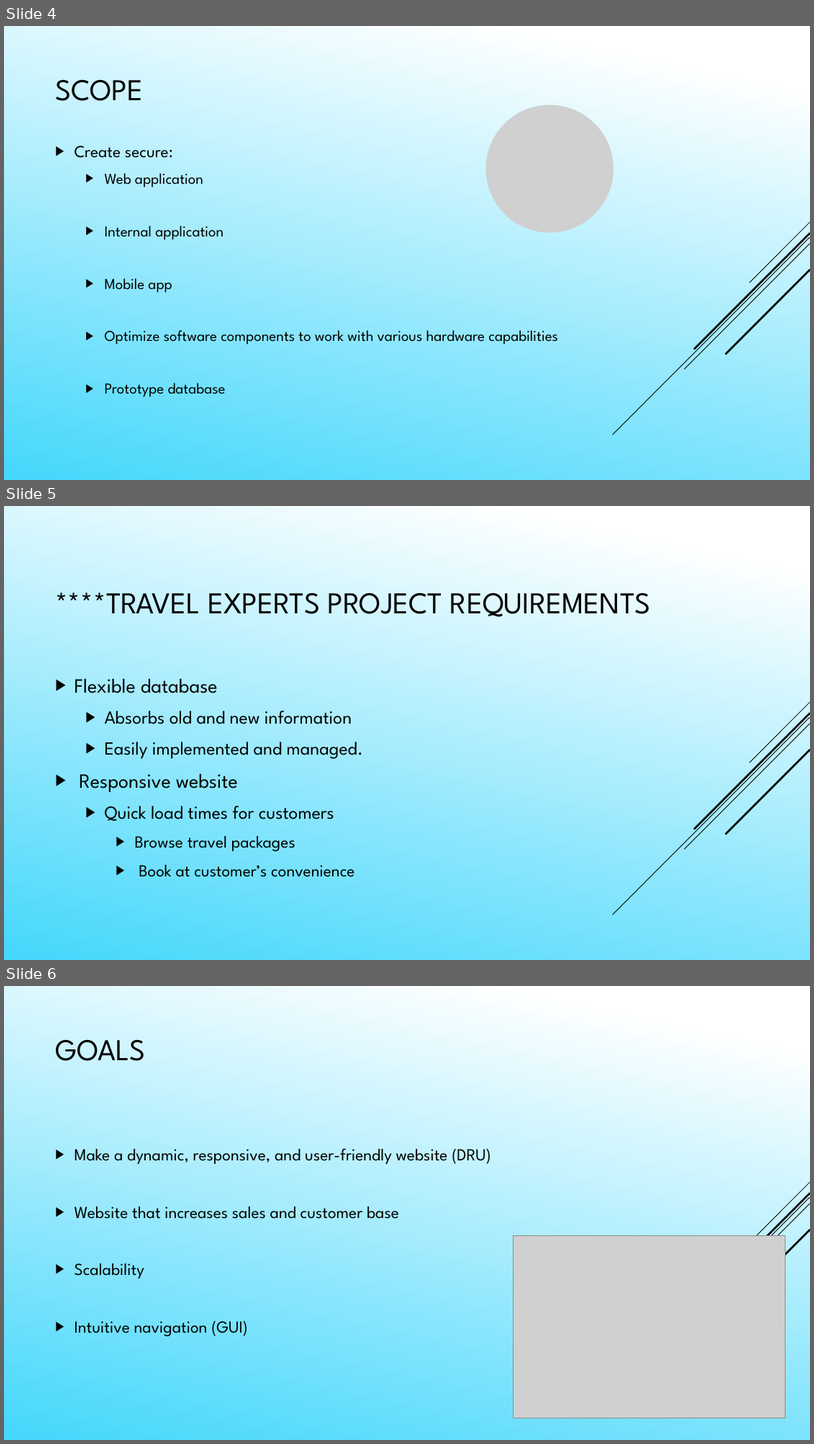
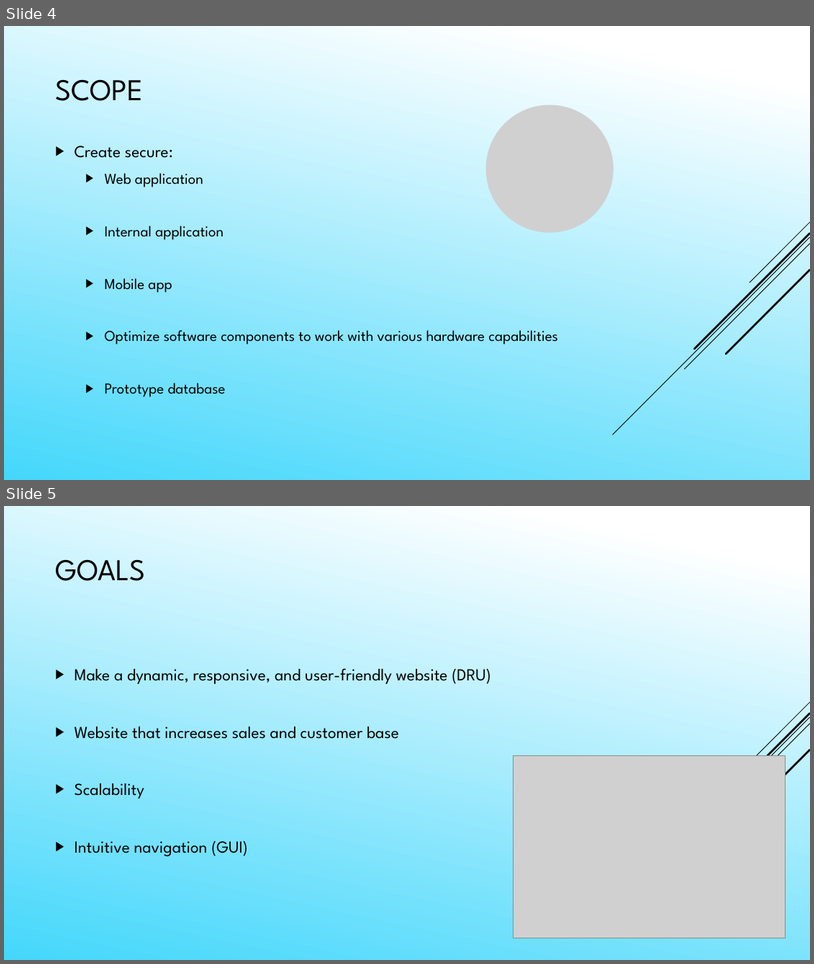
Before and after one commit to Daefikio/OOD2018Team2pro, a slide deck: Presentation Powerpoint.pptx. Shown one above the other, each under a label of ours: slides 4, 5 and 6 before the commit, slides 4 and 5 after it. The pictures are 814x1444 and 814x964 pixels, drawn with LibreOffice and Linux fonts; fonts in the diff are those of the drawing; grey boxes stand for pictures. Boxes give left, top, right and bottom in pixels: in the first picture for what was removed or moved away, otherwise in the second. Text is boxed around its words. In the diff, an @@ line names an element or a change of style, - is before the commit and + after.

```diff
--- a/Presentation Powerpoint.pptx
+++ b/Presentation Powerpoint.pptx
@@ slide 5 removed at <box>4,506,810,960</box>, background gradient #FFFFFF to #45D7FB; not listed: 5 template elements that a slide beside it also shows @@
@@ title removed at <box>55,592,651,617</box> @@
-****TRAVEL EXPERTS PROJECT REQUIREMENTS
@@ text removed at <box>75,678,363,877</box> @@
-▶ Flexible database
-  ▶ Absorbs old and new information
-  ▶ Easily implemented and managed.
-▶ Responsive website
-  ▶ Quick load times for customers
-    ▶ Browse travel packages
-    ▶ Book at customer’s convenience
@@ what was slide 6 is now slide 5 @@
```
Also in this commit, not shown: 3 slides changed, 2 other slides removed.
